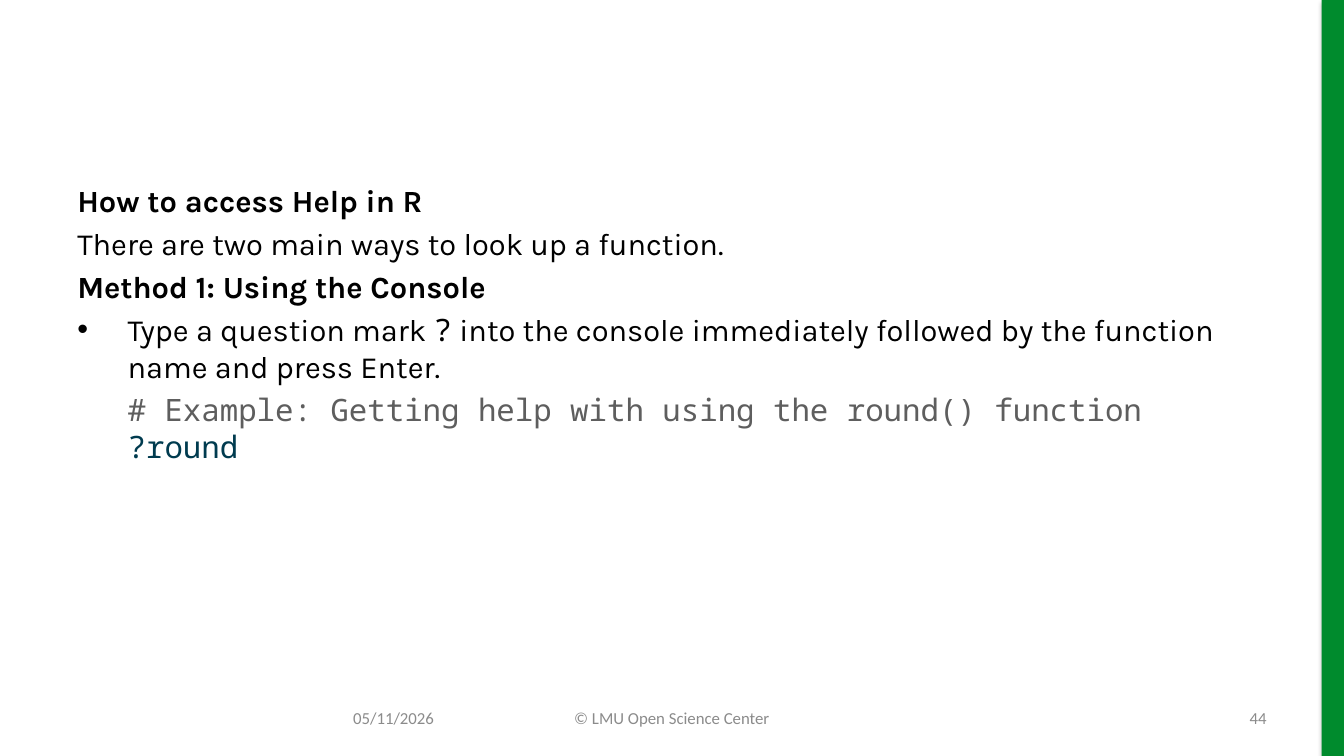
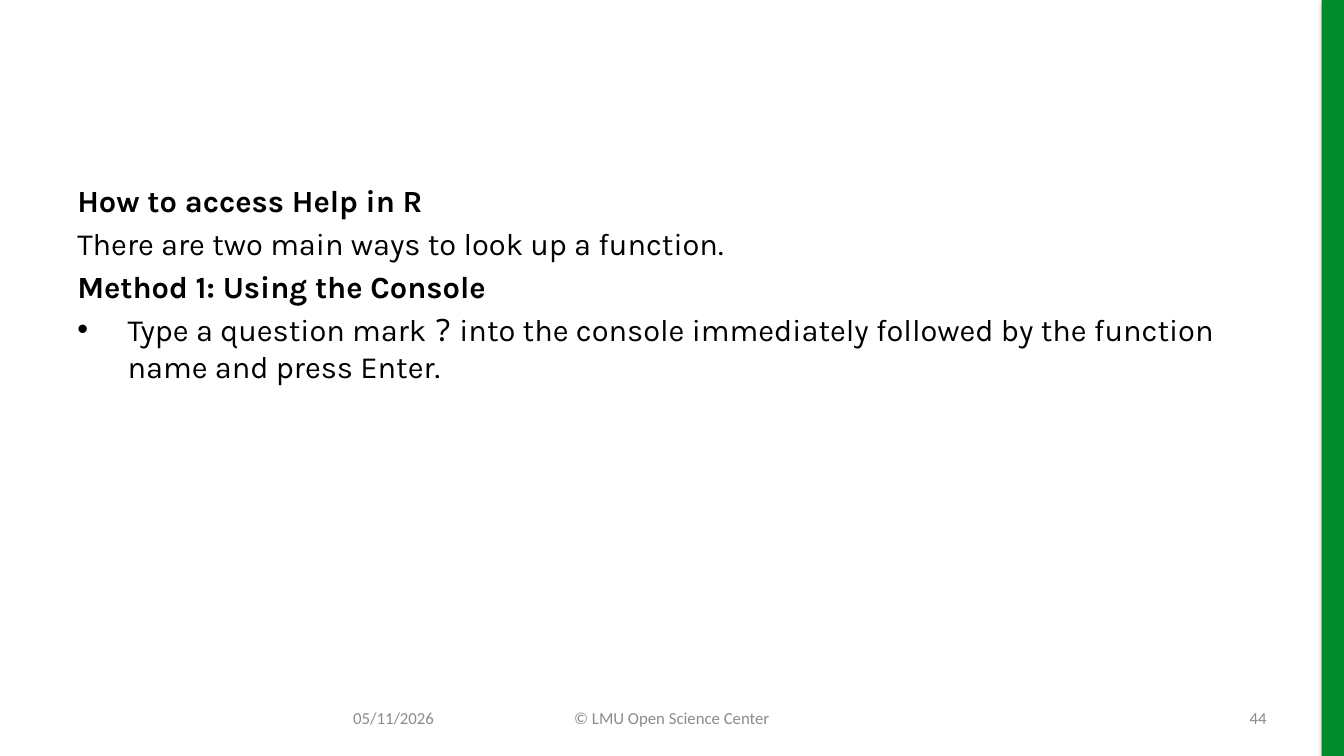
Before and after one commit to lmu-osc/slides-r-part-I, a slide deck: slide 44 of slides-r-part-I.pptx. Drawn at 1344x756 pixels with LibreOffice and Linux fonts; fonts in the diff are those of the drawing; background and template pictures are left out. Boxes give left, top, right and bottom in pixels: in the first picture for what was removed or moved away, otherwise in the second. Text is boxed around its words. In the diff, an @@ line names an element or a change of style, - is before the commit and + after.

```diff
--- a/slides-r-part-I.pptx
+++ b/slides-r-part-I.pptx
@@ text at (128, 397, 1142, 459): paragraph removed @@
-# Example: Getting help with using the round() function
-?round
```
Also in this commit, not shown: 29 other slides changed, 34 other files.
